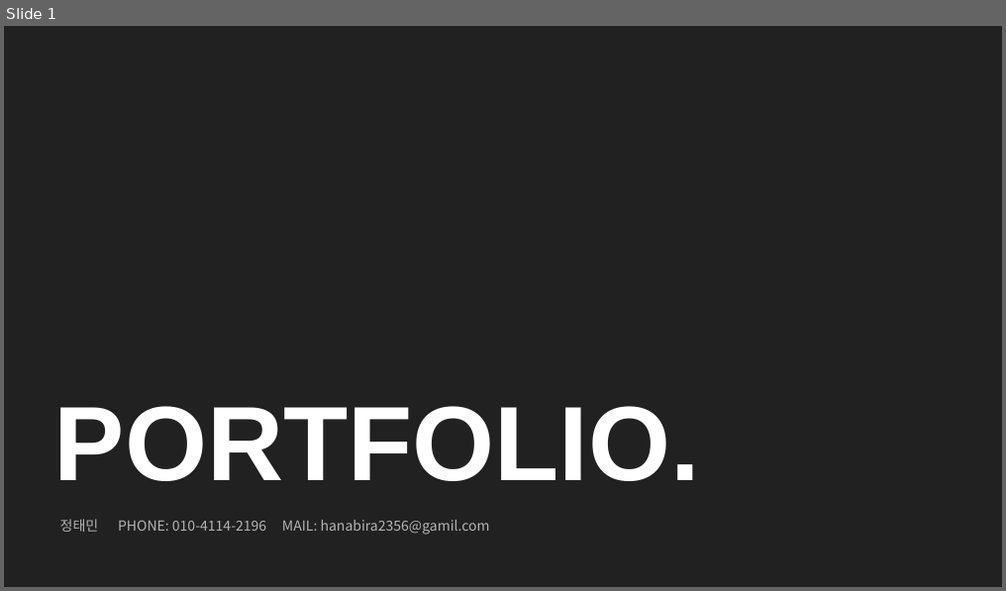
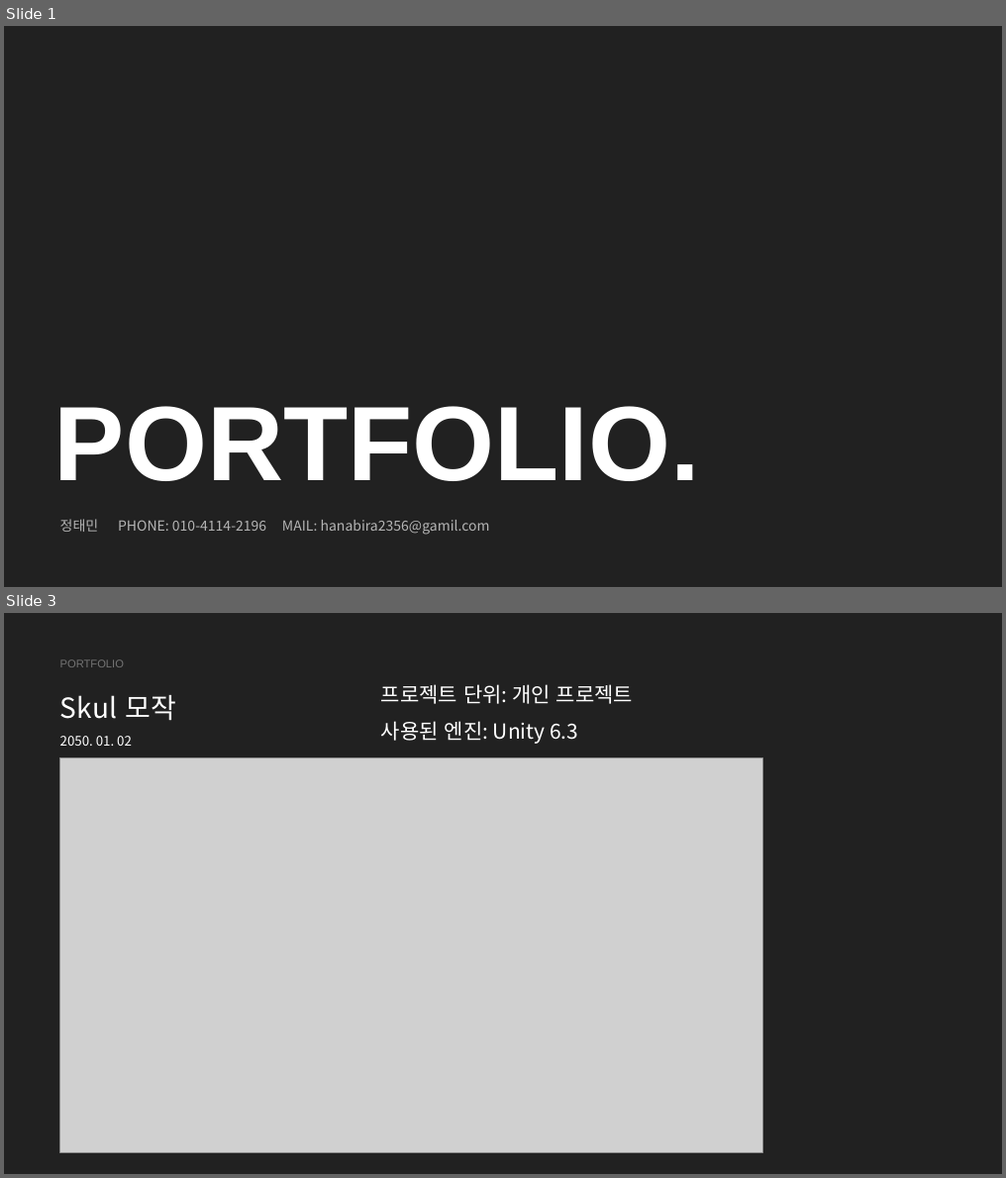
Before and after one commit to hanabi2356/Skul, a slide deck: 포트폴리오.pptx. Shown one above the other, each under a label of ours: slide 1 before the commit, slides 1 and 3 after it; the slides between them are not shown. The pictures are 1006x591 and 1006x1178 pixels, drawn with LibreOffice and Linux fonts; fonts in the diff are those of the drawing; grey boxes stand for pictures. Boxes give left, top, right and bottom in pixels: in the first picture for what was removed or moved away, otherwise in the second. Text is boxed around its words. In the diff, an @@ line names an element or a change of style, - is before the commit and + after.

```diff
--- a/포트폴리오.pptx
+++ b/포트폴리오.pptx
@@ slide 3 added at (4, 613, 1002, 1174), background #212121 @@
@@ text added at (60, 660, 124, 667), 16 pt, text #737373 @@
+PORTFOLIO
@@ text added at (60, 695, 176, 720), 40 pt, text #FFFFFF @@
+Skul 모작
@@ text added at (381, 684, 633, 744), 30 pt, text #FFFFFF @@
+프로젝트 단위: 개인 프로젝트
+사용된 엔진: Unity 6.3
@@ picture added at (59, 759, 762, 1153) @@
@@ text added at (60, 736, 132, 746), 19 pt, text #FFFFFF @@
+2050. 01. 02
```
Also in this commit, not shown: 2 slides changed, 7 other slides added, 1 slide removed.
